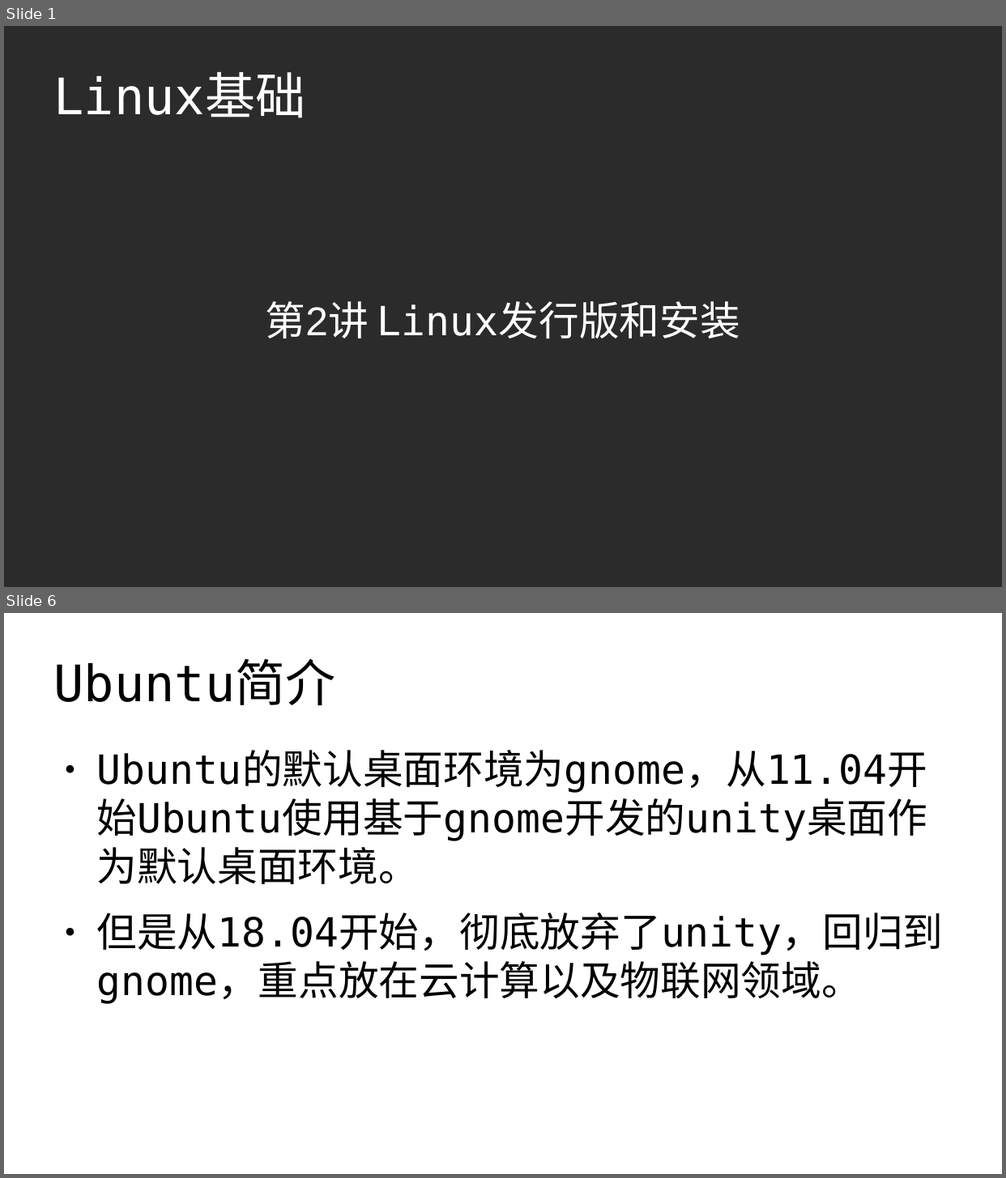
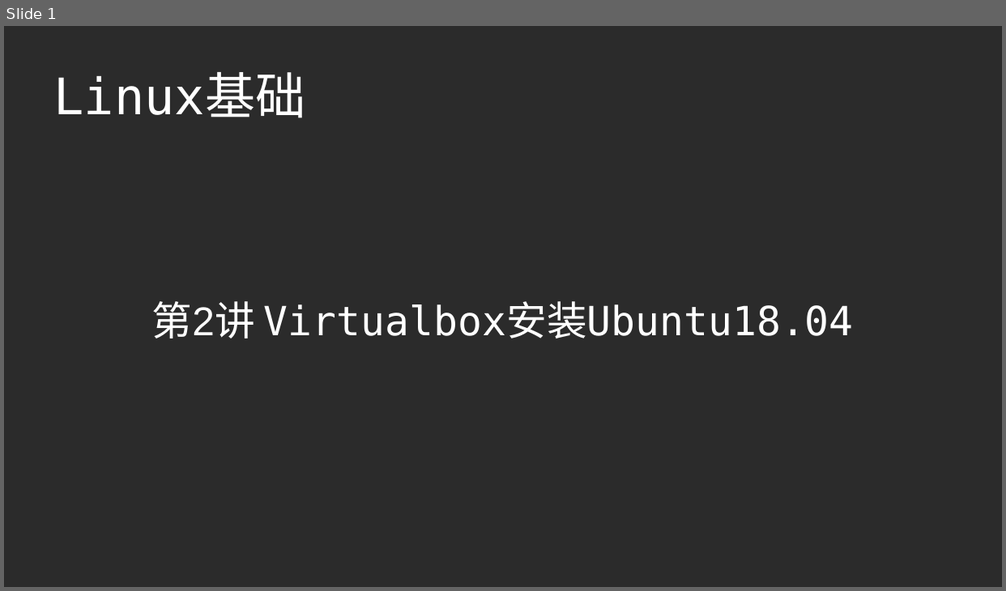
Before and after one commit to master-genius/linux-system, a slide deck: ch02/ch02_3-virtualbox安装Linux.odp. Shown one above the other, each under a label of ours: slides 1 and 6 before the commit, slide 1 after it; the slides between them are not shown. The pictures are 1006x1178 and 1006x591 pixels, drawn with LibreOffice and Linux fonts; fonts in the diff are those of the drawing; background and template pictures are left out; a plain dark background stands for a picture behind light text. Boxes give left, top, right and bottom in pixels: in the first picture for what was removed or moved away, otherwise in the second. Text is boxed around its words. In the diff, an @@ line names an element or a change of style, - is before the commit and + after.

```diff
--- a/ch02/ch02_3-virtualbox安装Linux.odp
+++ b/ch02/ch02_3-virtualbox安装Linux.odp
@@ slide 6 removed at box(4, 613, 1002, 1174), background #FFFFFF @@
@@ title removed at box(54, 660, 336, 705) @@
-Ubuntu简介
@@ text removed at box(96, 752, 943, 1004) @@
-● Ubuntu的默认桌面环境为gnome，从11.04开始Ubuntu使用基于gnome开发的unity桌面作为默认桌面环境。
-● 但是从18.04开始，彻底放弃了unity，回归到gnome，重点放在云计算以及物联网领域。
@@ slide 1 changed as well @@
@@ subtitle at box(152, 301, 854, 339): text changed; font Arial to DejaVu Sans Mono @@
-第2讲 Linux发行版和安装
+第2讲 Virtualbox安装Ubuntu18.04
```
Also in this commit, not shown: 1 other slide changed, 6 slides added, 5 other slides removed, 2 other files.
